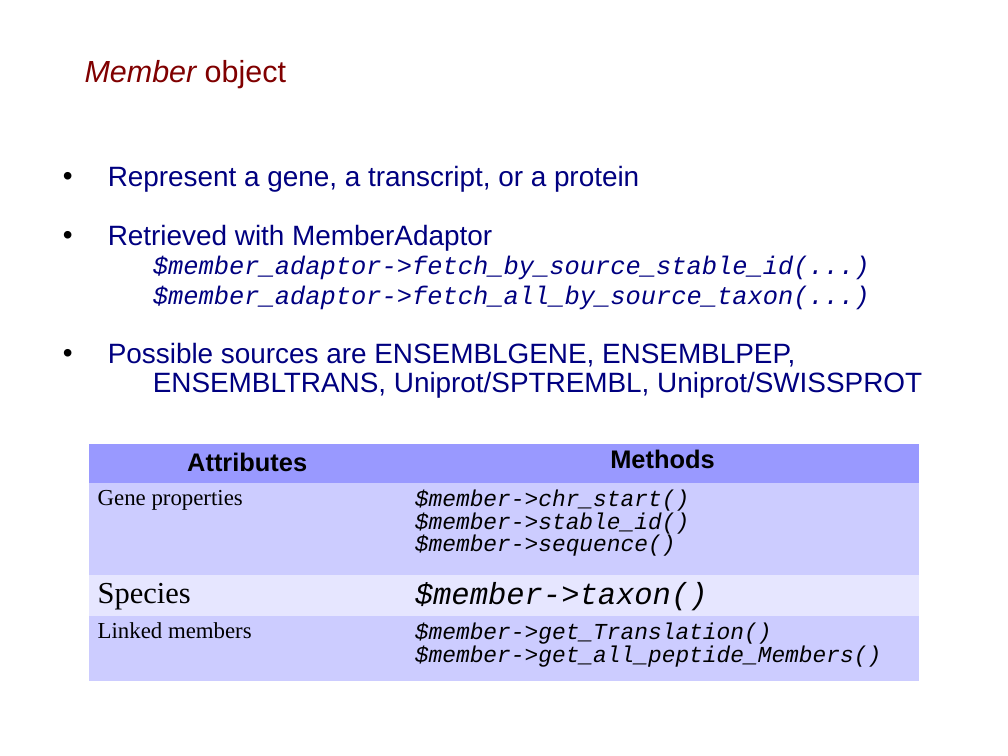
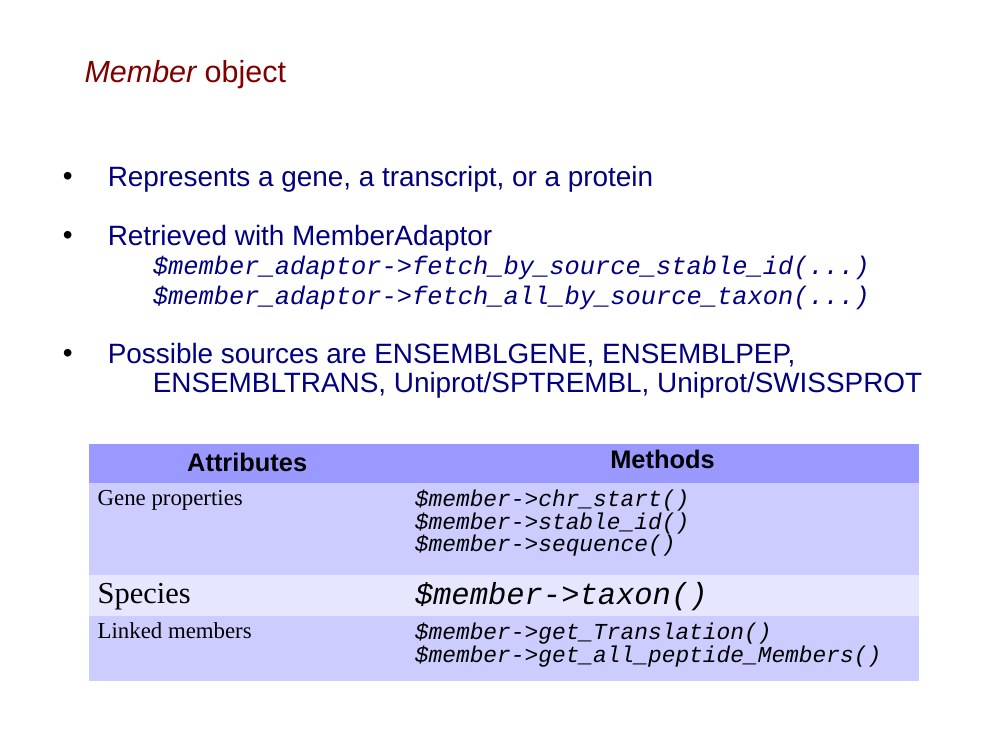
Before and after one commit to Ensembl/ensembl-compara, a slide deck: slide 11 of docs/API_workshop_slides.gene_part.odp (slide 12 before the commit). Drawn at 1008x756 pixels with LibreOffice and Linux fonts; fonts in the diff are those of the drawing; background and template pictures are left out. Boxes give left, top, right and bottom in pixels: in the first picture for what was removed or moved away, otherwise in the second. Text is boxed around its words. In the diff, an @@ line names an element or a change of style, - is before the commit and + after.

```diff
--- a/docs/API_workshop_slides.gene_part.odp
+++ b/docs/API_workshop_slides.gene_part.odp
@@ text at [108,165,653,191]: text changed @@
-• Represent a gene, a transcript, or a protein
+• Represents a gene, a transcript, or a protein
```
Also in this commit, not shown: 11 other slides changed, 1 slide removed, 3 other files.
